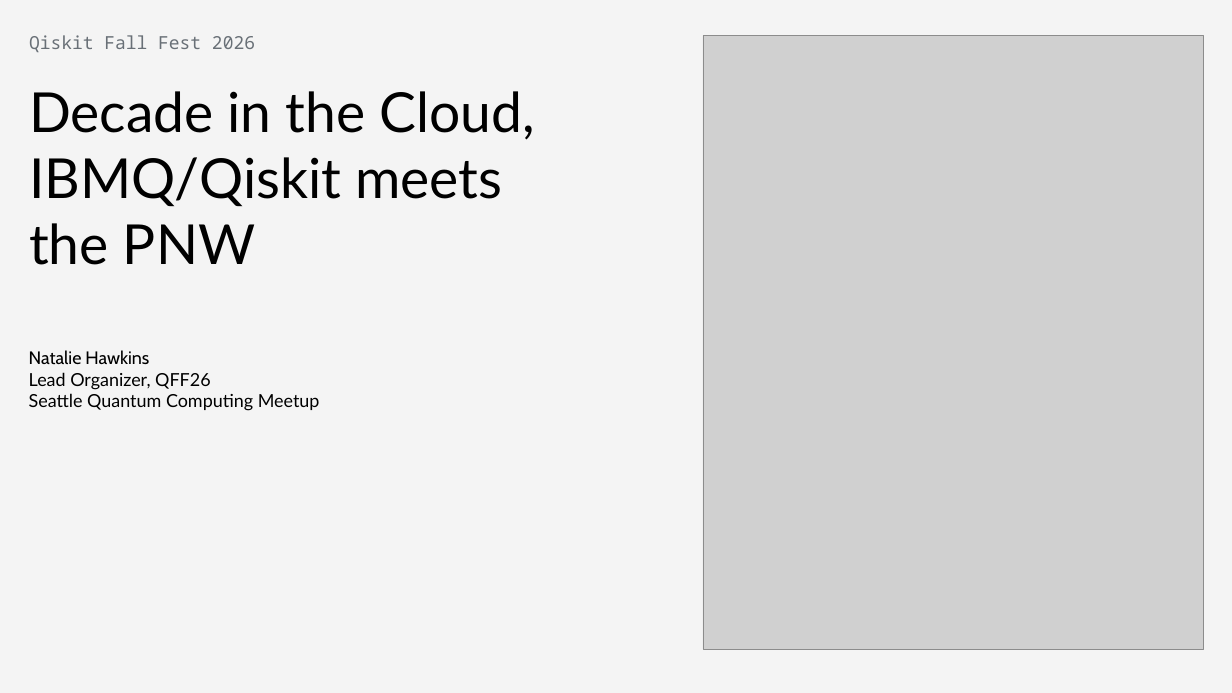
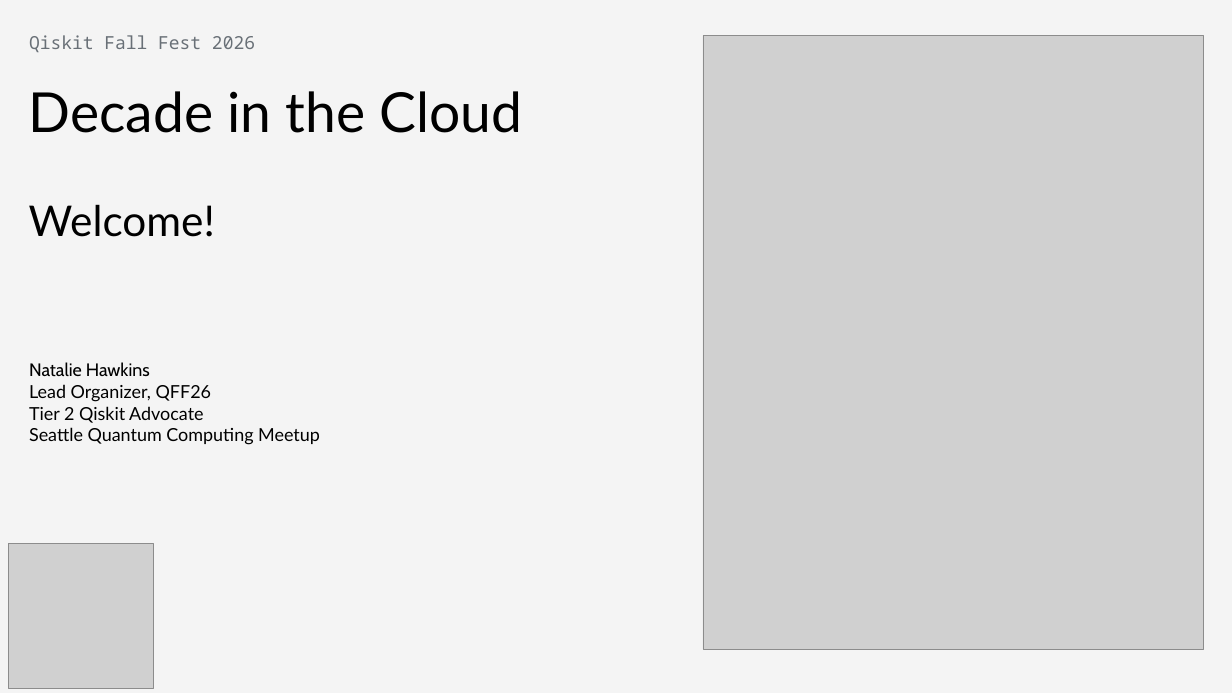
Before and after one commit to SeattleQuantumComputingMeetup/qiskit_fallfest_2026, a slide deck: slide 1 of presentations/Qiskit_Fall-Fest_2026_Zoom_Kickoff.pptx. Drawn at 1232x693 pixels with LibreOffice and Linux fonts; fonts in the diff are those of the drawing; grey boxes stand for pictures; background and template pictures are left out. Boxes give left, top, right and bottom in pixels: in the first picture for what was removed or moved away, otherwise in the second. Text is boxed around its words. In the diff, an @@ line names an element or a change of style, - is before the commit and + after.

```diff
--- a/presentations/Qiskit_Fall-Fest_2026_Zoom_Kickoff.pptx
+++ b/presentations/Qiskit_Fall-Fest_2026_Zoom_Kickoff.pptx
@@ title at (29, 91, 522, 237): text changed @@
-Decade in the Cloud, IBMQ/Qiskit meets the PNW
+Decade in the Cloud
+Welcome!
@@ text at (29, 362, 320, 445): text changed @@
-Natalie Hawkins
-Lead Organizer, QFF26
-Seattle Quantum Computing Meetup
+Natalie Hawkins
+Lead Organizer, QFF26
+Tier 2 Qiskit Advocate
+Seattle Quantum Computing Meetup
@@ picture added at (9, 544, 153, 688) @@
```
Also in this commit, not shown: 8 other slides changed, 43 slides added.
